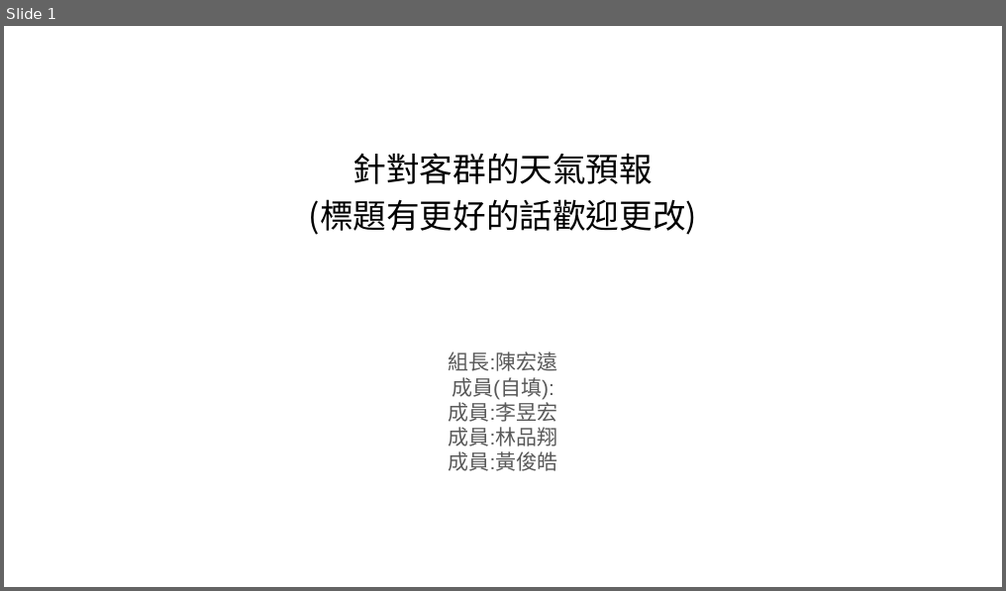
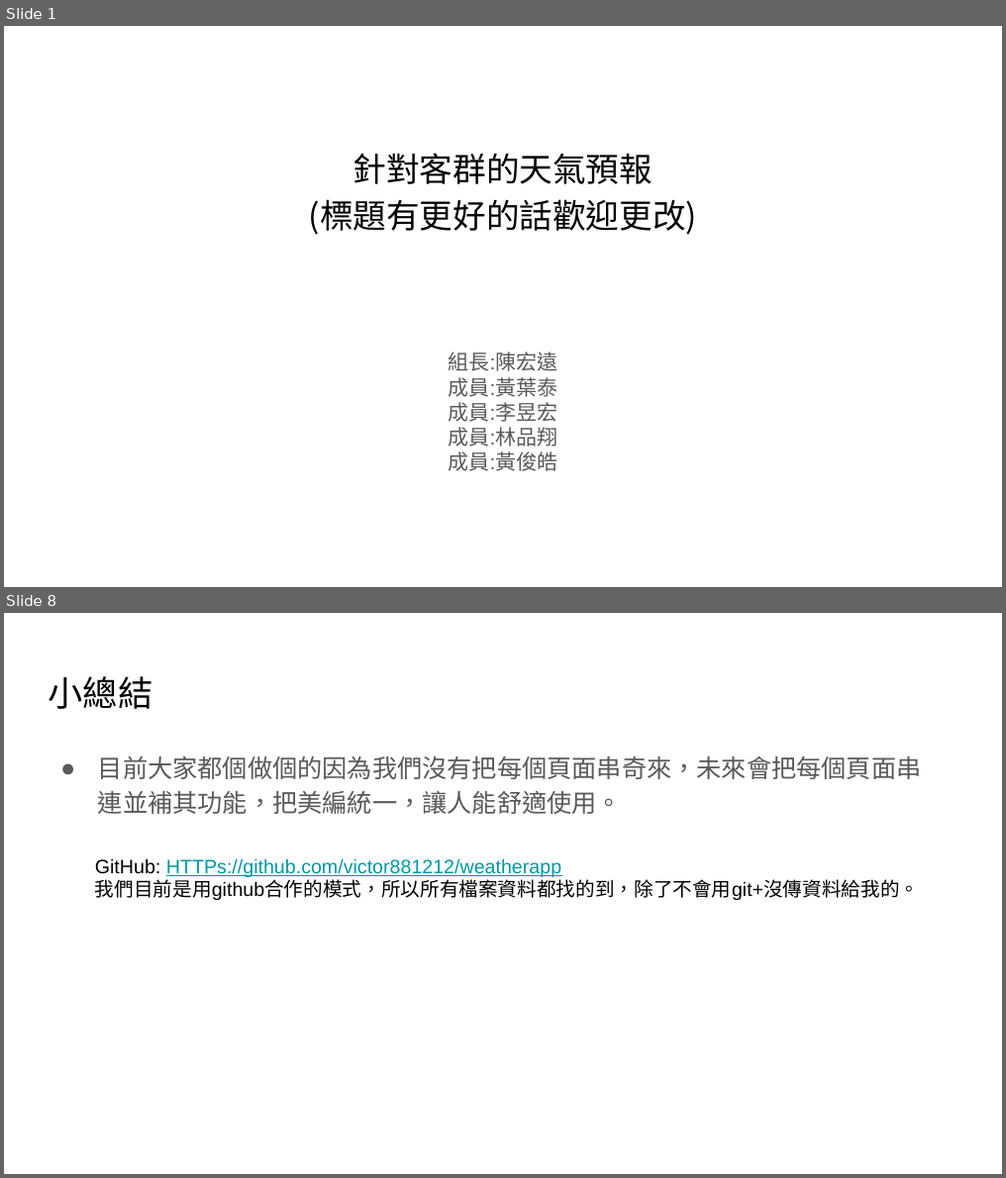
Before and after one commit to victor881212/weatherapp, a slide deck: 期中第六組.pptx. Shown one above the other, each under a label of ours: slide 1 before the commit, slides 1 and 8 after it; the slides between them are not shown. The pictures are 1006x591 and 1006x1178 pixels, drawn with LibreOffice and Linux fonts; fonts in the diff are those of the drawing. Boxes give left, top, right and bottom in pixels: in the first picture for what was removed or moved away, otherwise in the second. Text is boxed around its words. In the diff, an @@ line names an element or a change of style, - is before the commit and + after.

```diff
--- a/期中第六組.pptx
+++ b/期中第六組.pptx
@@ slide 8 added at [4,613,1002,1174], background #FFFFFF @@
@@ title added at [48,676,152,709], 25.2 pt, text #000000 @@
+小總結
@@ text added at [98,757,922,814], 18 pt, text #595959 @@
+● 目前大家都個做個的因為我們沒有把每個頁面串奇來，未來會把每個頁面串連並補其功能，把美編統一，讓人能舒適使用。
@@ text added at [95,859,919,900], 14 pt, text #000000 @@
+GitHub: HTTPs://github.com/victor881212/weatherapp
+我們目前是用github合作的模式，所以所有檔案資料都找的到，除了不會用git+沒傳資料給我的。
@@ slide 1 changed as well @@
@@ subtitle at [449,377,558,397]: text changed @@
-成員(自填):
+成員:黃葉泰
```
Also in this commit, not shown: 6 other slides added, 1 slide removed, 2 other files.
